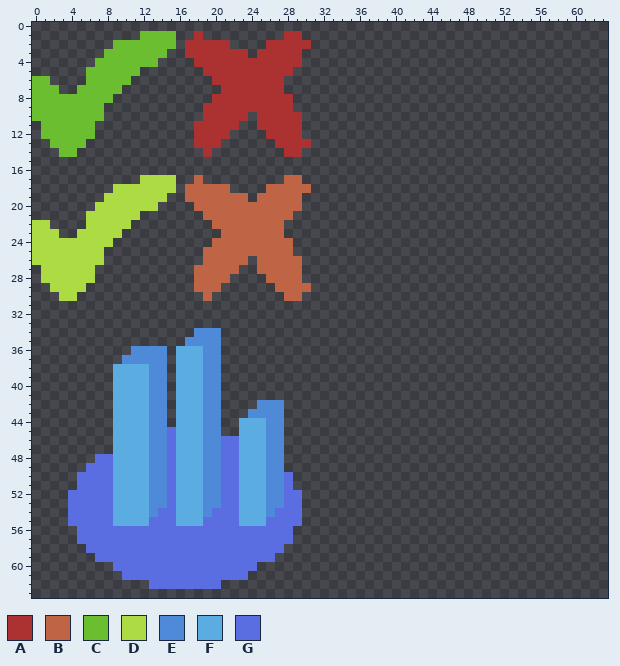
Two states of a pixel-art file, external/spritesheet.aseprite. The picture above is the old version.
64x64 pixels, 1 frame.
Palette (. is transparent): A #ac3232  B #bf6545  C #6abe30  D #addb43  E #4e8ad7  F #5bade1  G #5b6ee1
Pixels before (only the part around the change), first column x 33:
29 ...............................
30 ...............................
31 ...............................
32 ...............................
33 ...............................
34 ...............................
35 ...............................
36 ...............................
37 ...............................
38 ...............................
39 ...............................
40 ...............................
41 ...............................
42 ...............................
43 ...............................
44 ...............................
45 ...............................
46 ...............................
47 ...............................
48 ...............................
49 ...............................
50 ...............................
51 ...............................
52 ...............................
53 ...............................
54 ...............................
55 ...............................
56 ...............................
57 ...............................
58 ...............................
59 ...............................
60 ...............................
61 ...............................
62 ...............................
63 ...............................
And afterwards:
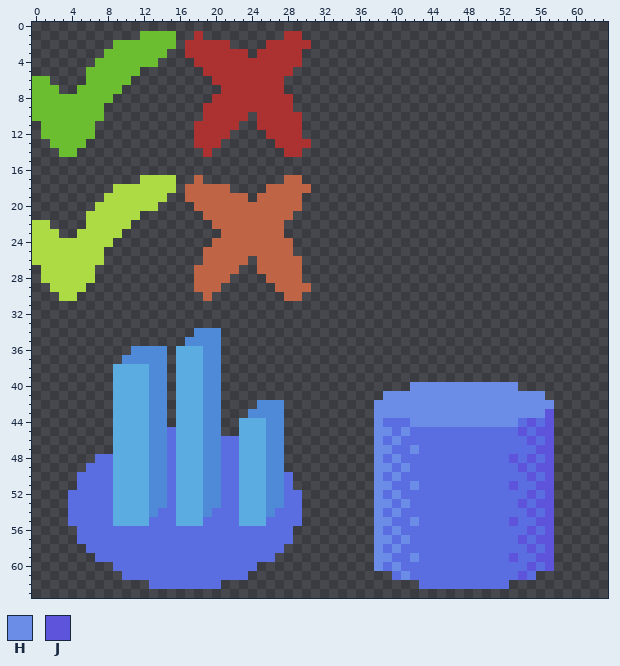
Colours new in this view: H #6b8ce7  J #5e53db
From old to new:
Colour G is added in row 44 at x 39 to 41, 54 and 56; in row 45 at x 40, 42 to 53 and 55; in row 46 at x 39, 41 to 54 and 56; in row 47 at x 40 to 41 and 43 to 55; in row 48 at x 39, 41 to 52, 54 and 56; in row 49 at x 40, 42 to 53 and 55.
Colour G is added in row 50 at x 39, 41 to 54 and 56; in row 51 at x 40 to 41, 43 to 52 and 54 to 55; in row 52 at x 39, 41 to 54 and 56; in row 53 at x 40, 42 to 53 and 55; in row 54 at x 39, 41 to 54 and 56; in row 55 at x 40 to 41, 43 to 52 and 54 to 55.
Colour G is added in row 56 at x 39, 41 to 54 and 56; in row 57 at x 40, 42 to 53 and 55; in row 58 at x 39, 41 to 54 and 56; in row 59 at x 40 to 41, 43 to 52 and 54 to 55; in row 60 at x 39, 41 to 54 and 56; in row 61 at x 40, 42 to 53 and 55.
Colour G is added in row 62 at x 43 to 52.
Colour H is added in row 40 at x 42 to 53; in row 41 at x 39 to 56; in row 42 at x 38 to 57; in row 43 at x 38 to 56; in row 44 at x 38 and 42 to 53; in row 45 at x 38 to 39 and 41.
Colour H is added in row 46 at x 38 and 40; in row 47 at x 38 to 39 and 42; in row 48 at x 38 and 40; in row 49 at x 38 to 39 and 41; in row 50 at x 38 and 40; in row 51 at x 38 to 39 and 42.
Colour H is added in row 52 at x 38 and 40; in row 53 at x 38 to 39 and 41; in row 54 at x 38 and 40; in row 55 at x 38 to 39 and 42; in row 56 at x 38 and 40; in row 57 at x 38 to 39 and 41.
Colour H is added in row 58 at x 38 and 40; in row 59 at x 38 to 39 and 42; in row 60 at x 38 and 40; in row 61 at x 41.
Colour J is added in row 43 at x 57; in row 44 at x 55 and 57; in row 45 at x 54 and 56 to 57; in row 46 at x 55 and 57; in row 47 at x 56 to 57; in row 48 at x 53, 55 and 57.
Colour J is added in row 49 at x 54 and 56 to 57; in row 50 at x 55 and 57; in row 51 at x 53 and 56 to 57; in row 52 at x 55 and 57; in row 53 at x 54 and 56 to 57; in row 54 at x 55 and 57.
Colour J is added in row 55 at x 53 and 56 to 57; in row 56 at x 55 and 57; in row 57 at x 54 and 56 to 57; in row 58 at x 55 and 57; in row 59 at x 53 and 56 to 57; in row 60 at x 55 and 57.
Colour J is added in row 61 at x 54.
Where, in picture pixels (left, top, right, bottom), the same in both pictures:
added: (374, 382, 554, 589)
